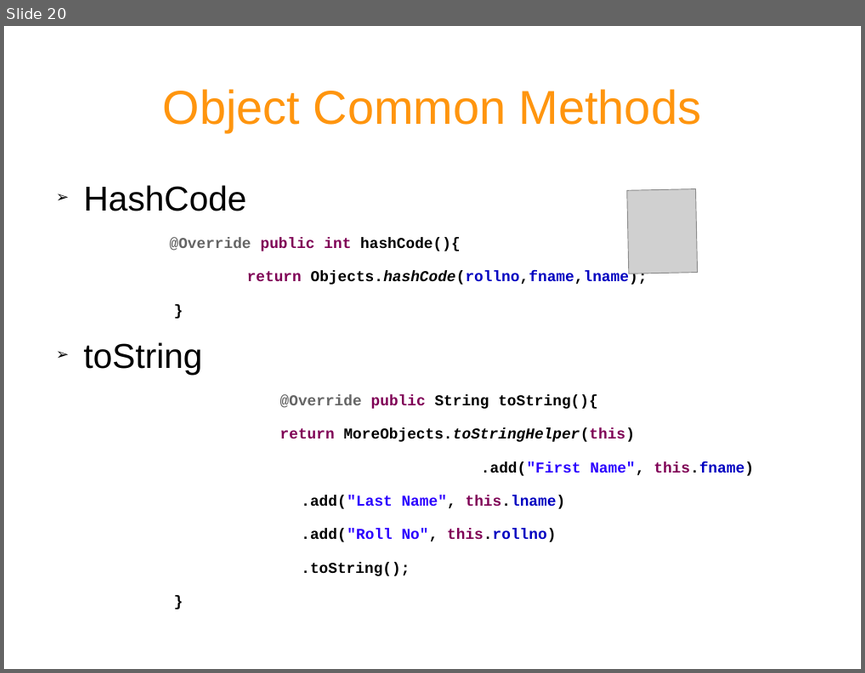
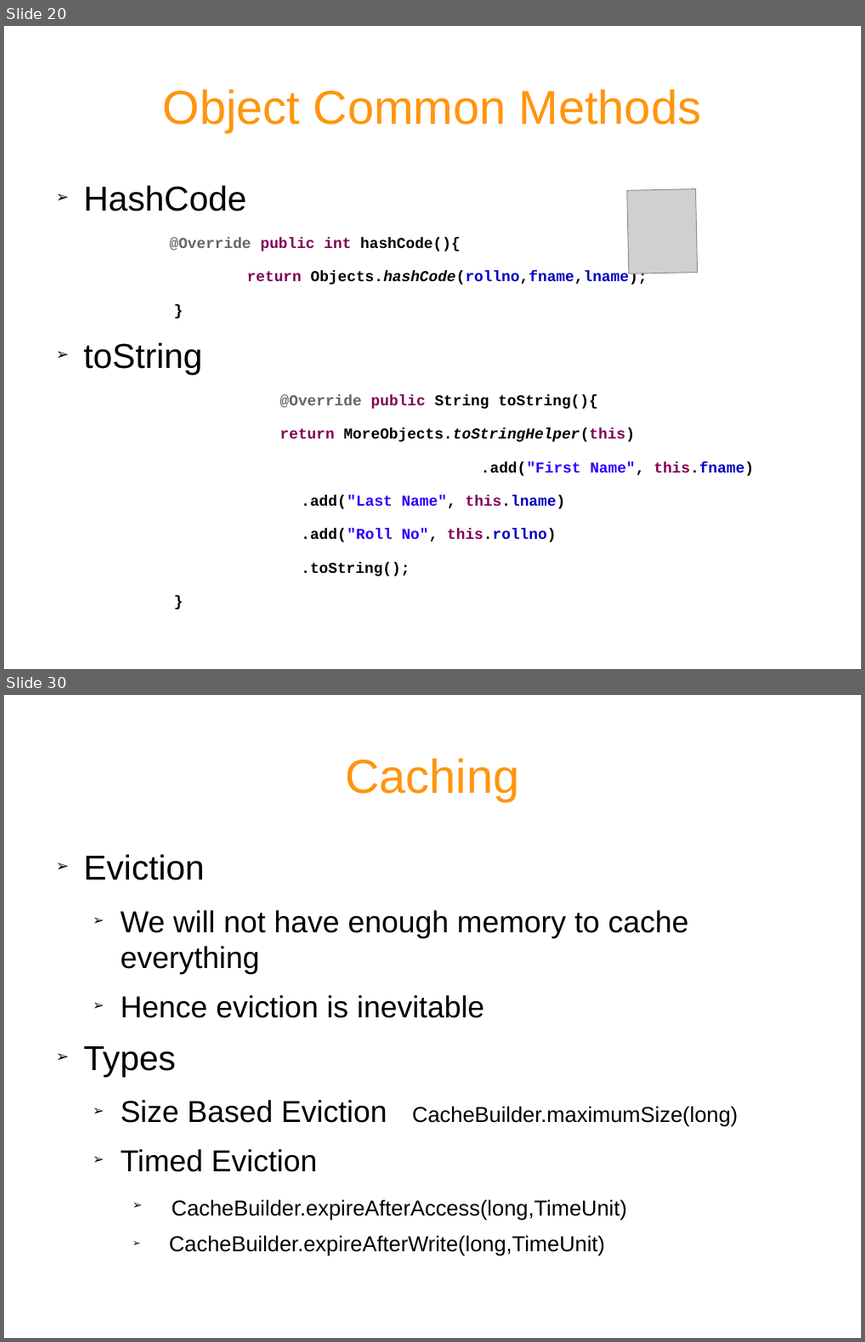
Before and after one commit to rohitvvv/published-papers, a slide deck: Gauva.odp. Shown one above the other, each under a label of ours: slide 20 before the commit, slides 20 and 30 after it; the slides between them are not shown. The pictures are 865x673 and 865x1342 pixels, drawn with LibreOffice and Linux fonts; fonts in the diff are those of the drawing; grey boxes stand for pictures. Boxes give left, top, right and bottom in pixels: in the first picture for what was removed or moved away, otherwise in the second. Text is boxed around its words. In the diff, an @@ line names an element or a change of style, - is before the commit and + after.

```diff
--- a/Gauva.odp
+++ b/Gauva.odp
@@ slide 30 added at [4,695,861,1338], background #FFFFFF @@
@@ title added at [345,758,519,801], 44 pt, text #FF950E @@
+Caching
@@ text added at [84,854,738,1255], 20 pt, text #000000 @@
+➢ Eviction
+  ➢ We will not have enough memory to cache everything
+  ➢ Hence eviction is inevitable
+➢ Types
+  ➢ Size Based Eviction CacheBuilder.maximumSize(long)
+  ➢ Timed Eviction
+    ➢ CacheBuilder.expireAfterAccess(long,TimeUnit)
+    ➢ CacheBuilder.expireAfterWrite(long,TimeUnit)
```
Also in this commit, not shown: 7 slides changed, 10 other slides added, 1 slide removed.
